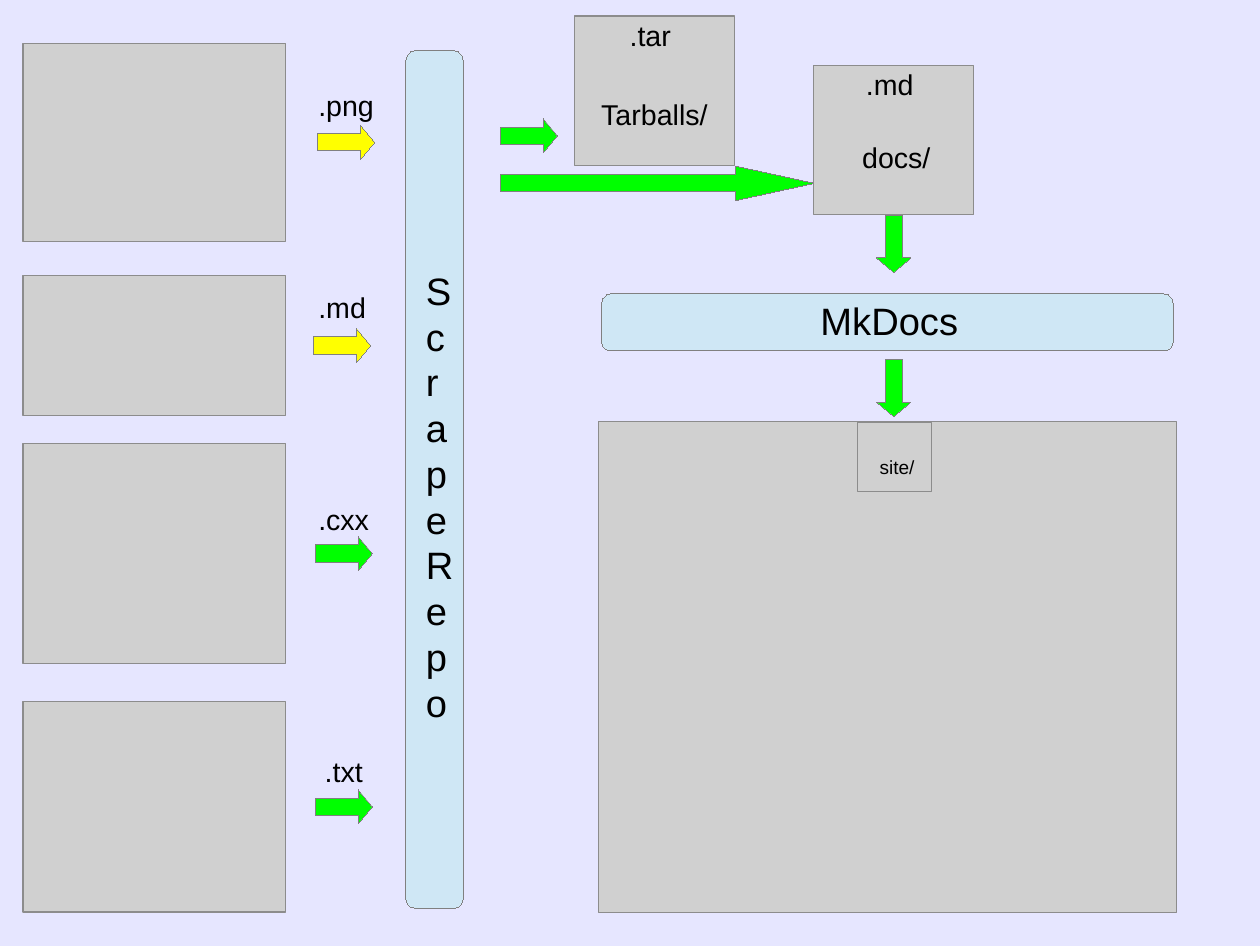
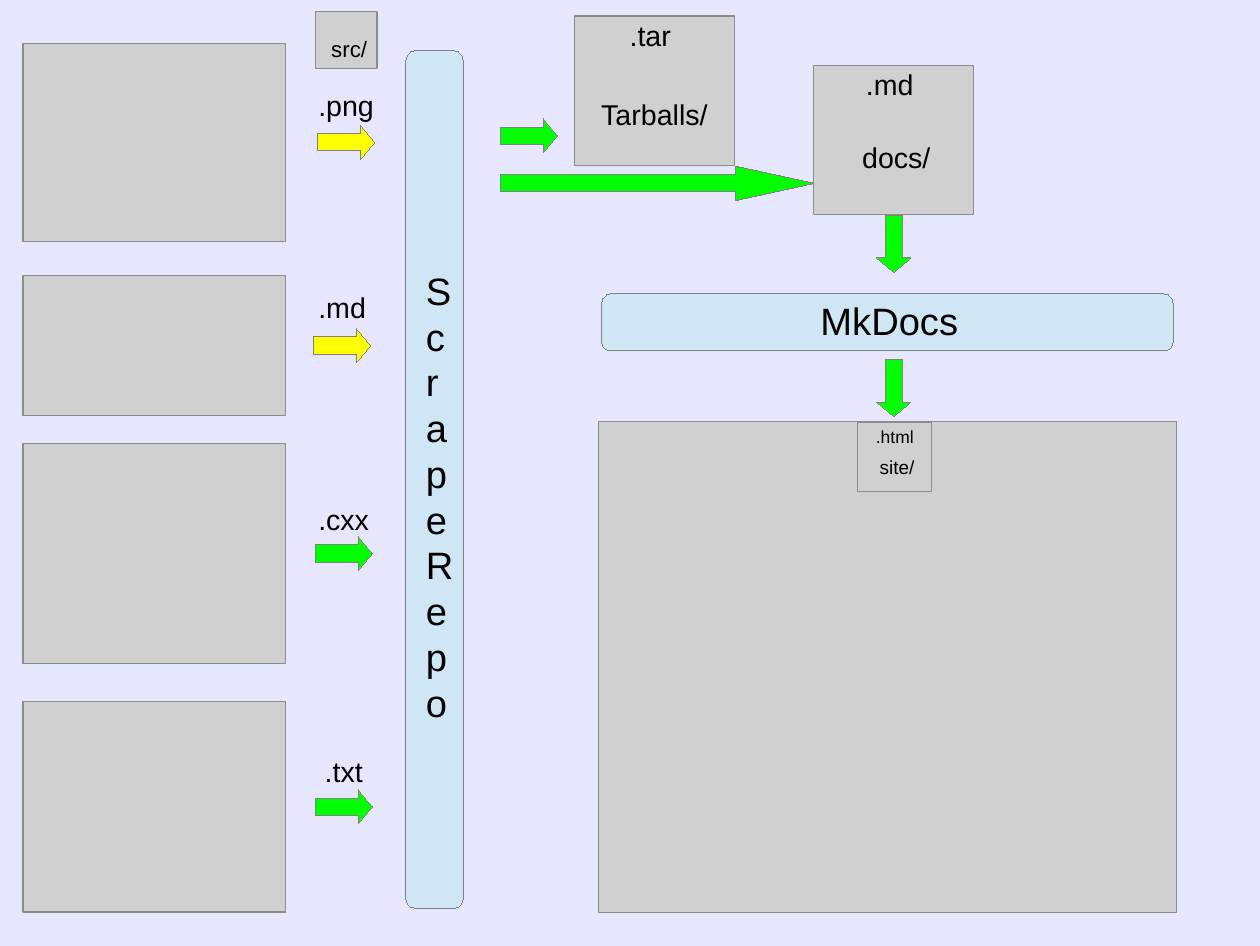
Before and after one commit to lorensen/VTKExamples, a slide deck: slide 1 of src/Artifacts/ScrapeRepo.odp. Drawn at 1260x946 pixels with LibreOffice and Linux fonts; fonts in the diff are those of the drawing; grey boxes stand for pictures. Boxes give left, top, right and bottom in pixels: in the first picture for what was removed or moved away, otherwise in the second. Text is boxed around its words. In the diff, an @@ line names an element or a change of style, - is before the commit and + after.

```diff
--- a/src/Artifacts/ScrapeRepo.odp
+++ b/src/Artifacts/ScrapeRepo.odp
@@ picture added at [316,11,377,69] @@
@@ text added at [331,41,367,58], 14 pt, text #000000 @@
+src/
@@ text added at [876,430,914,443], 11 pt, text #000000 @@
+.html
```
Also in this commit, not shown: 1 other file.
